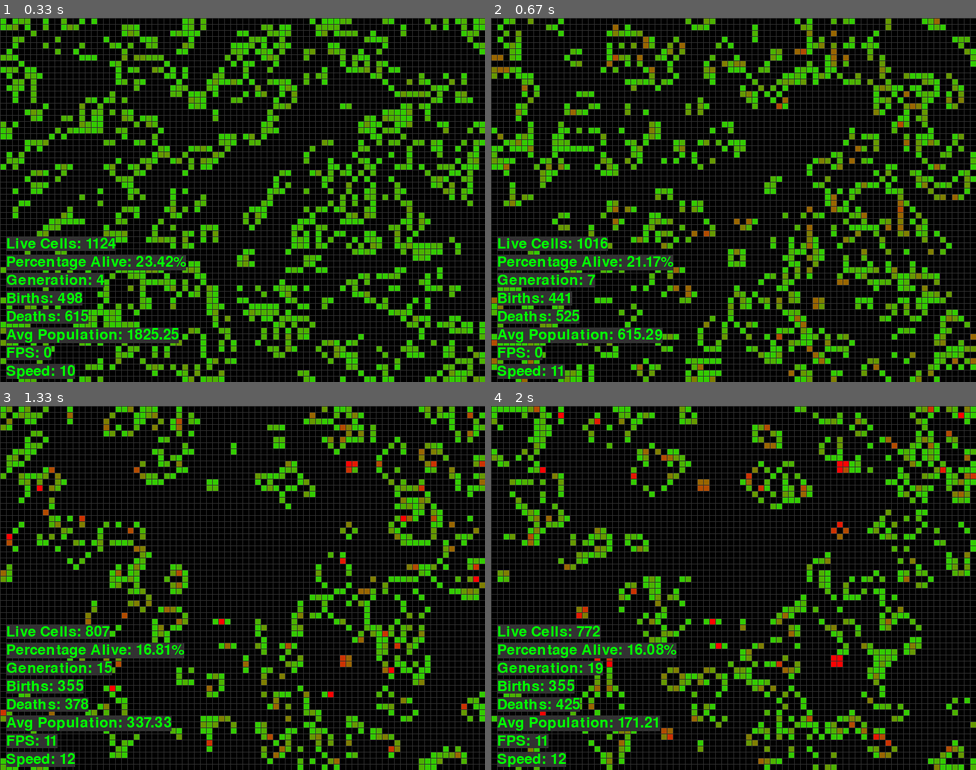
Above: before the commit, frames 1-4 (two rows, left to right).
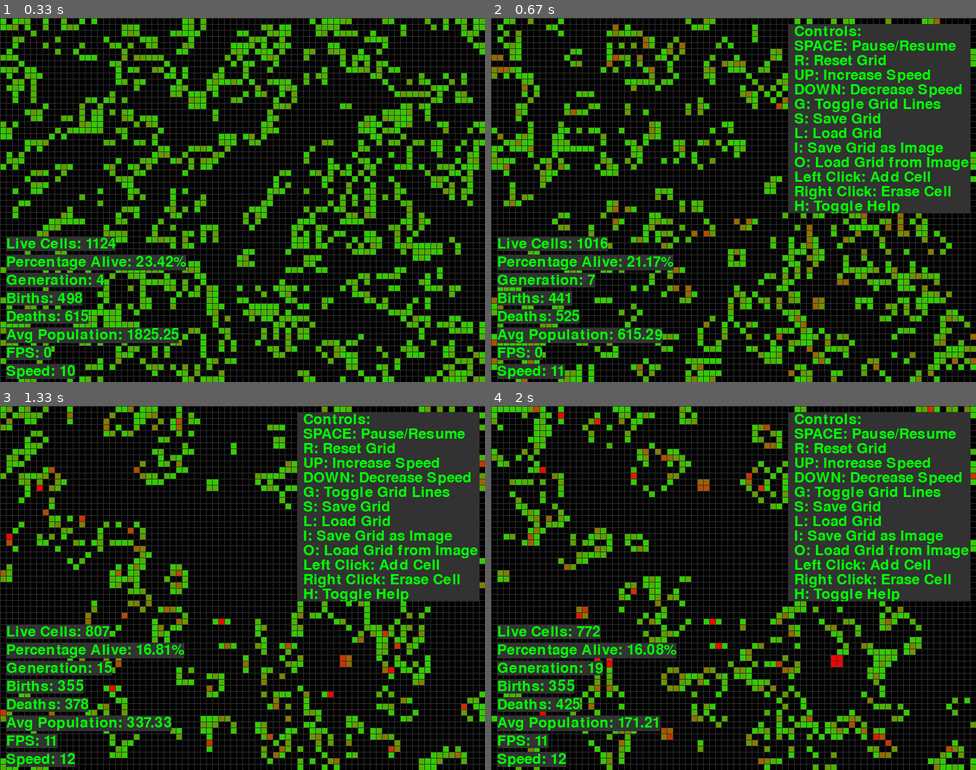
Above: after the commit, the same moments.

Repository: PawiX25/pygame-conways-game-of-life
Game: pygame game, started from game.py
The game is run twice, just before and just after one commit, with the same random seed, the same clock (stepped at 60 frames per second) and the same inputs.
Inputs (mouse positions are in pixels of both pictures, inside the frame that each line leads up to):
- Up to frame 1 (0.33 s): no input
- Up to frame 2 (0.67 s): hold H from 0.33 s (still down); hold Up from 0.33 s (still down); move the mouse to (714, 214) at 0.37 s
- Up to frame 3 (1.33 s): release H at 0.8 s; release Up at 0.8 s; hold Up 0.83-1.3 s; move the mouse to (242, 609) at 0.87 s
- Up to frame 4 (2 s): hold Down 1.33-1.63 s; move the mouse to (617, 591) at 1.37 s; tap Space at 1.4, 1.73 s; hold Up from 1.67 s (still down); move the mouse to (782, 668) at 1.7 s

Frame 1 is identical in both runs. In frame 2, 17% of the frame differs, in the area x 61-99%, y 1-54%; in frame 3, 17%; in frame 4, 17%.

Commit message:
Add tooltip for keybindings and controls

Diff:
--- a/game.py
+++ b/game.py
@@ -172,12 +172,40 @@
     screen.blit(fps_surface, fps_rect.topleft)
     screen.blit(speed_surface, speed_rect.topleft)
 
+def draw_tooltip():
+    tooltip_text = [
+        "Controls:",
+        "SPACE: Pause/Resume",
+        "R: Reset Grid",
+        "UP: Increase Speed",
+        "DOWN: Decrease Speed",
+        "G: Toggle Grid Lines",
+        "S: Save Grid",
+        "L: Load Grid",
+        "I: Save Grid as Image",
+        "O: Load Grid from Image",
+        "Left Click: Add Cell",
+        "Right Click: Erase Cell",
+        "H: Toggle Help"
+    ]
+
+    line_height = font.get_height()
+    tooltip_surface = pygame.Surface((300, line_height * len(tooltip_text)))
+    tooltip_surface.fill(TEXT_BG_COLOR)
+
+    for i, line in enumerate(tooltip_text):
+        text_surface = font.render(line, True, GREEN)
+        tooltip_surface.blit(text_surface, (10, i * line_height))
+
+    screen.blit(tooltip_surface, (WIDTH - 310, 10))  # Adjust the position as needed
+
 def main():
     grid = initialize_grid()
     age_grid = initialize_age_grid()
     running = True
     pause = False
     show_grid_lines = True
+    show_tooltip = False  # Initially, the tooltip is hidden
     generation = 0
     total_population = np.sum(grid)
     speed = config["SPEED"]
@@ -212,6 +240,8 @@
                     save_grid_as_image(grid)
                 if event.key == pygame.K_o:
                     grid = load_grid_from_image()
+                if event.key == pygame.K_h:
+                    show_tooltip = not show_tooltip  # Toggle tooltip display
             if event.type == pygame.MOUSEBUTTONDOWN:
                 if event.button == 1:
                     dragging = True
@@ -256,6 +286,9 @@
 
         draw_statistics(grid, generation, births, deaths, avg_population, speed)
 
+        if show_tooltip:
+            draw_tooltip()
+
         pygame.display.flip()
         clock.tick(speed)
 
